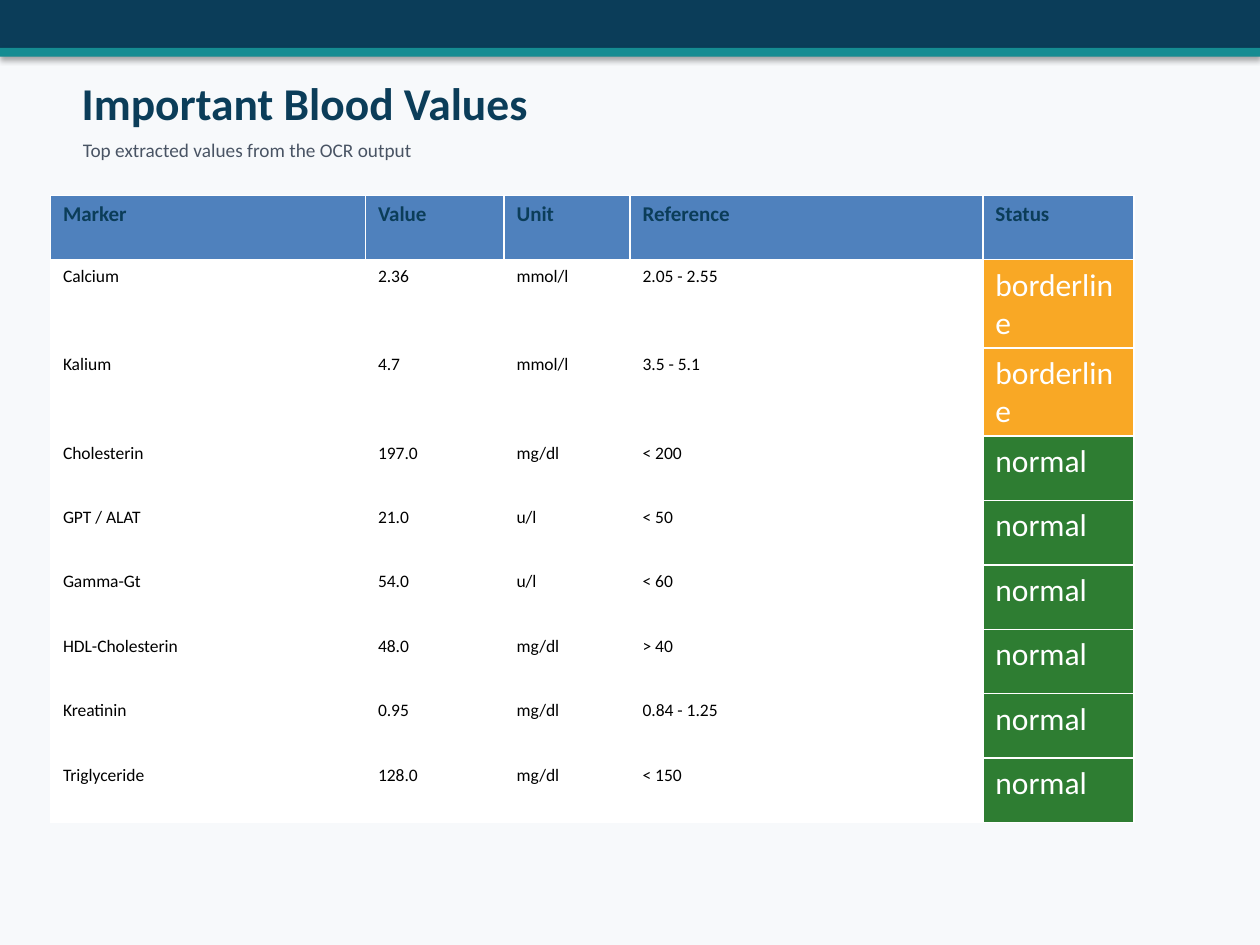
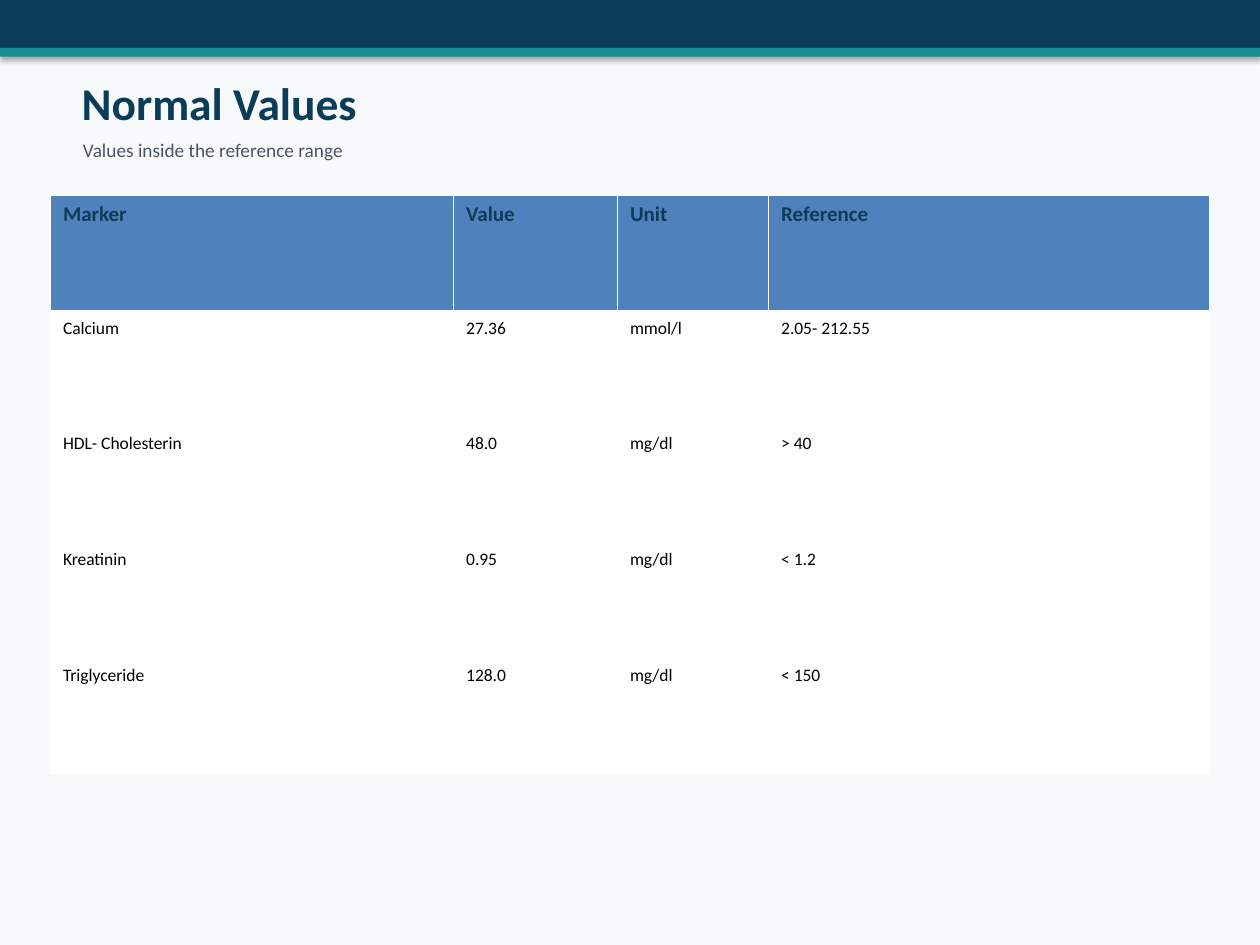
Before and after one commit to Tuna-Safak/isa, a slide deck: slide 3 of output/bloodtest_report.pptx. Drawn at 1260x945 pixels with LibreOffice and Linux fonts; fonts in the diff are those of the drawing. Boxes give left, top, right and bottom in pixels: in the first picture for what was removed or moved away, otherwise in the second. Text is boxed around its words. In the diff, an @@ line names an element or a change of style, - is before the commit and + after.

```diff
--- a/output/bloodtest_report.pptx
+++ b/output/bloodtest_report.pptx
@@ text at bbox=[82, 88, 356, 121]: text changed @@
-Important Blood Values
+Normal Values
@@ text at bbox=[83, 143, 342, 161]: text changed @@
-Top extracted values from the OCR output
+Values inside the reference range
@@ table at bbox=[50, 195, 1210, 775] @@
-Marker | Value | Unit | Reference | Status
-Calcium | 2.36 | mmol/l | 2.05 - 2.55 | borderline
-Kalium | 4.7 | mmol/l | 3.5 - 5.1 | borderline
-Cholesterin | 197.0 | mg/dl | < 200 | normal
-GPT / ALAT | 21.0 | u/l | < 50 | normal
-Gamma-Gt | 54.0 | u/l | < 60 | normal
-HDL-Cholesterin | 48.0 | mg/dl | > 40 | normal
-Kreatinin | 0.95 | mg/dl | 0.84 - 1.25 | normal
-Triglyceride | 128.0 | mg/dl | < 150 | normal
+Marker | Value | Unit | Reference
+Calcium | 27.36 | mmol/l | 2.05- 212.55
+HDL- Cholesterin | 48.0 | mg/dl | > 40
+Kreatinin | 0.95 | mg/dl | < 1.2
+Triglyceride | 128.0 | mg/dl | < 150
@@ table: place and size @@
-table at bbox=[50, 195, 1134, 798]
+table at bbox=[50, 195, 1210, 775]
```
Also in this commit, not shown: 3 other slides changed, 2 slides added, 1 slide removed, 15 other files.
